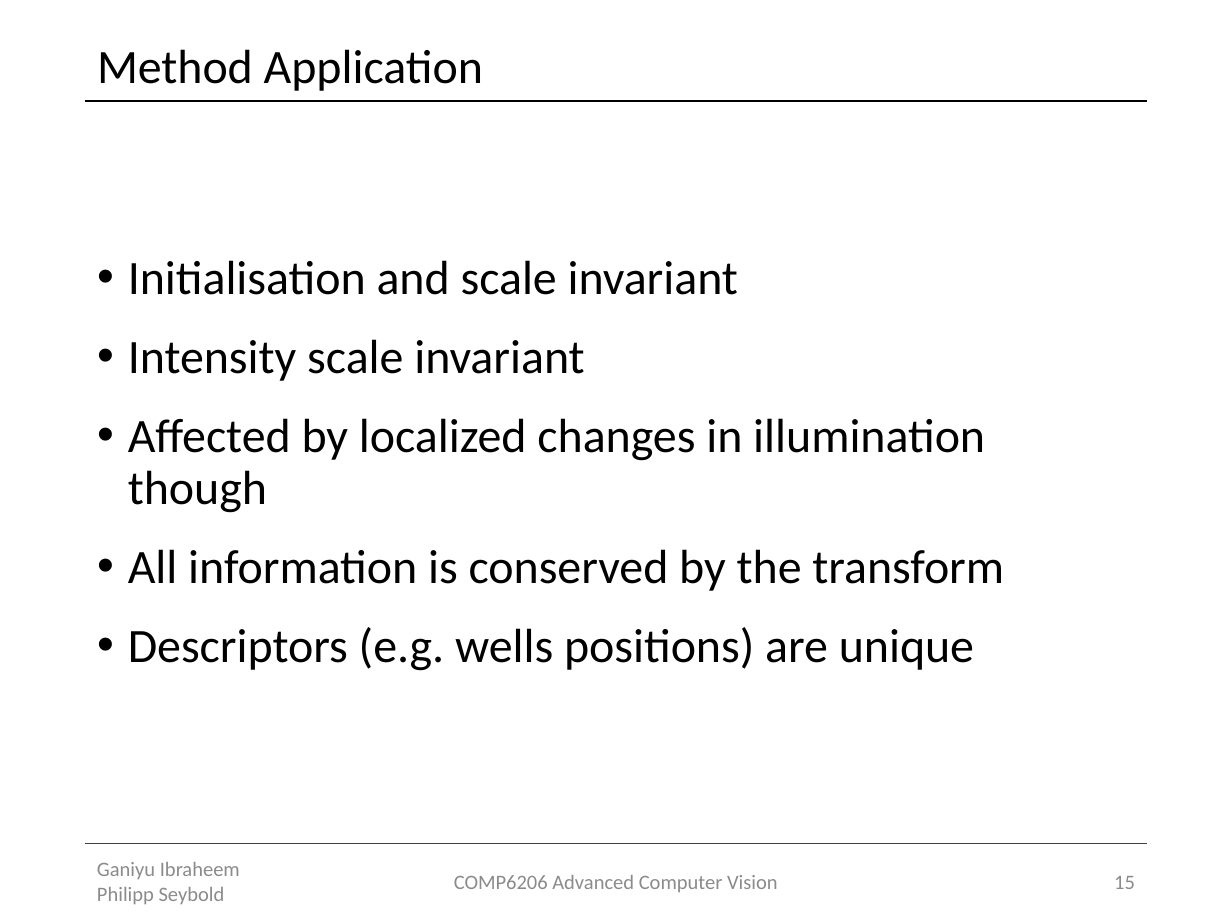
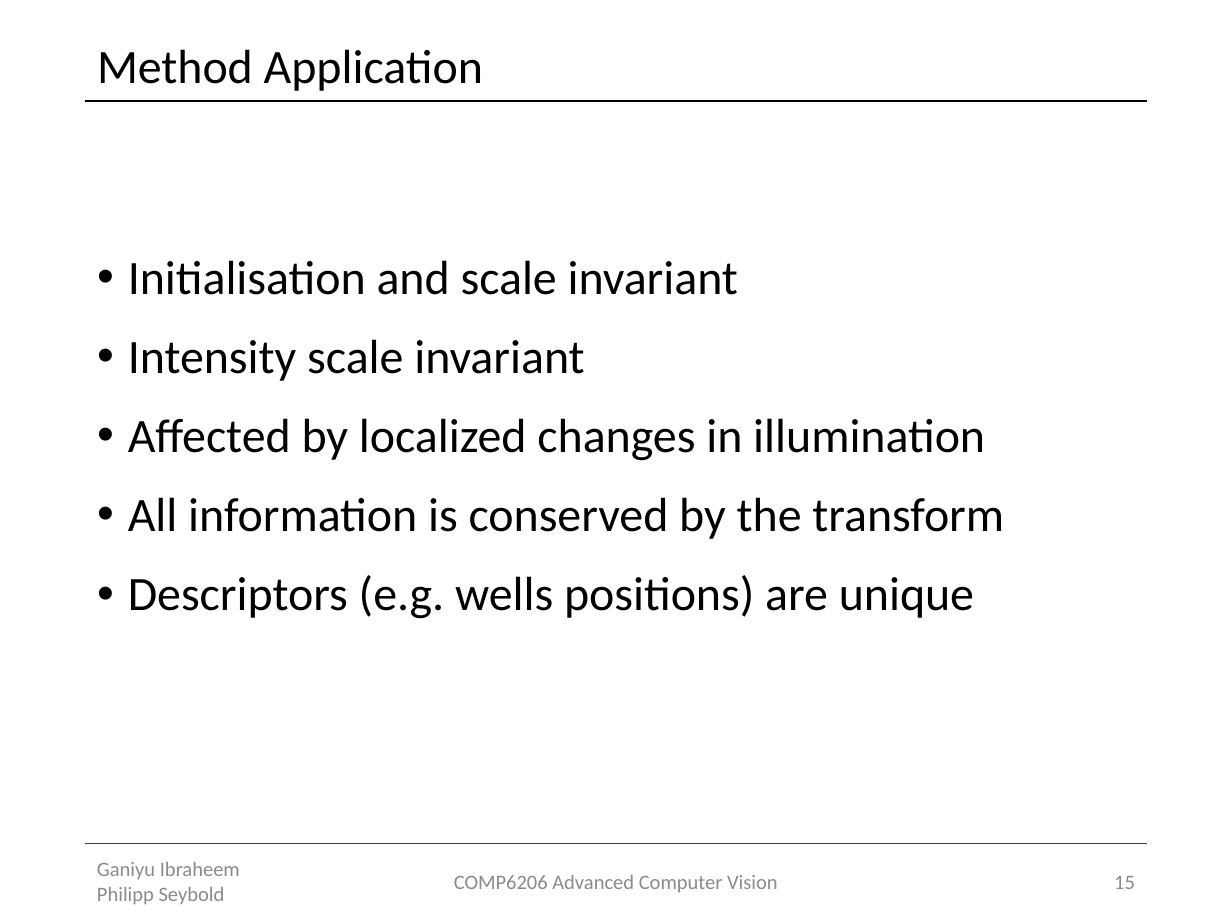
Before and after one commit to Lxrd-AJ/ForceFieldTransforms, a slide deck: slide 15 of Force Field Transformation.pptx. Drawn at 1232x924 pixels with LibreOffice and Linux fonts; fonts in the diff are those of the drawing. Boxes give left, top, right and bottom in pixels: in the first picture for what was removed or moved away, otherwise in the second. Text is boxed around its words. In the diff, an @@ line names an element or a change of style, - is before the commit and + after.

```diff
--- a/Force Field Transformation.pptx
+++ b/Force Field Transformation.pptx
@@ text at [128,418,985,461]: text changed @@
-• Affected by localized changes in illumination though
+• Affected by localized changes in illumination
```
Also in this commit, not shown: 4 other slides changed, 1 slide added.
